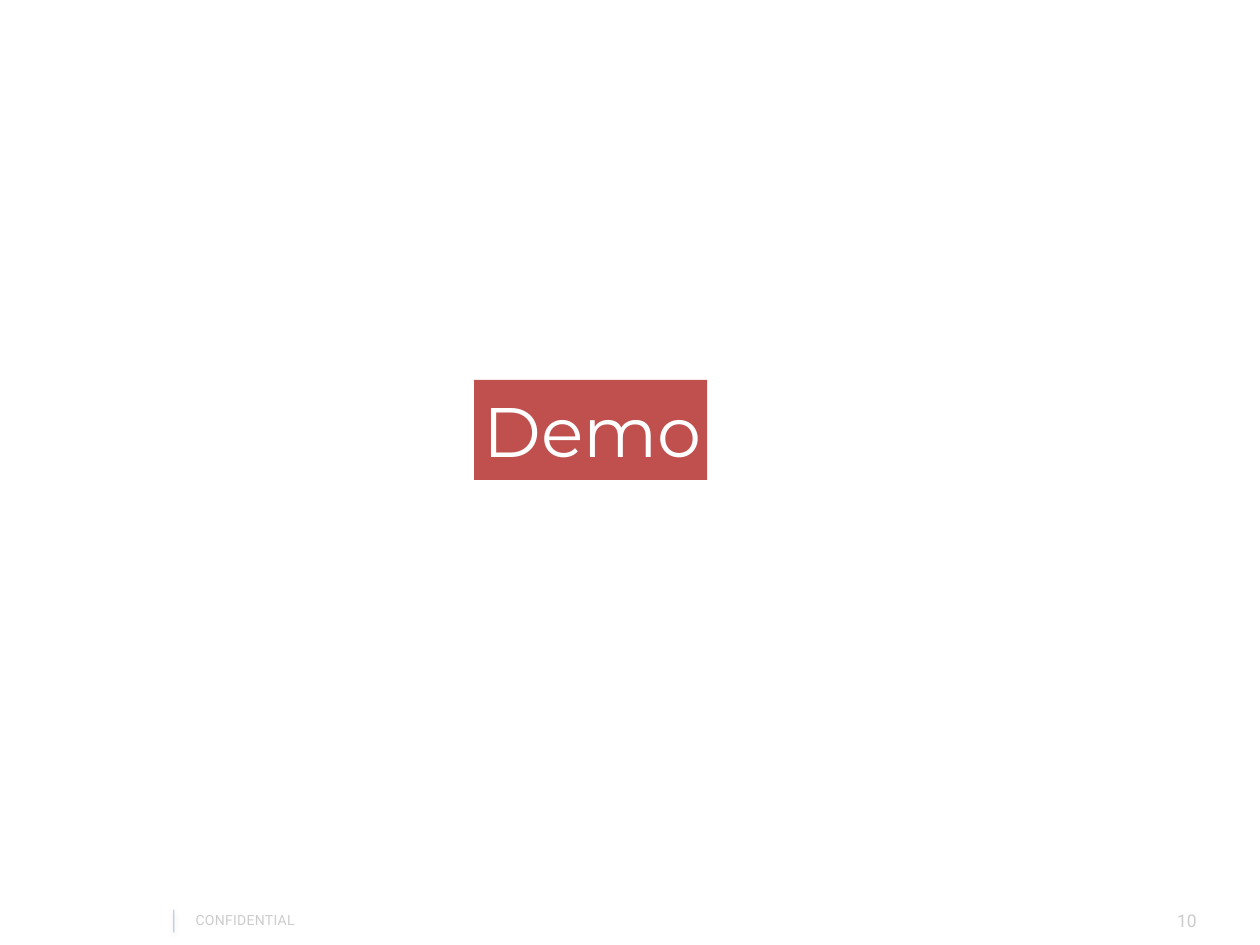
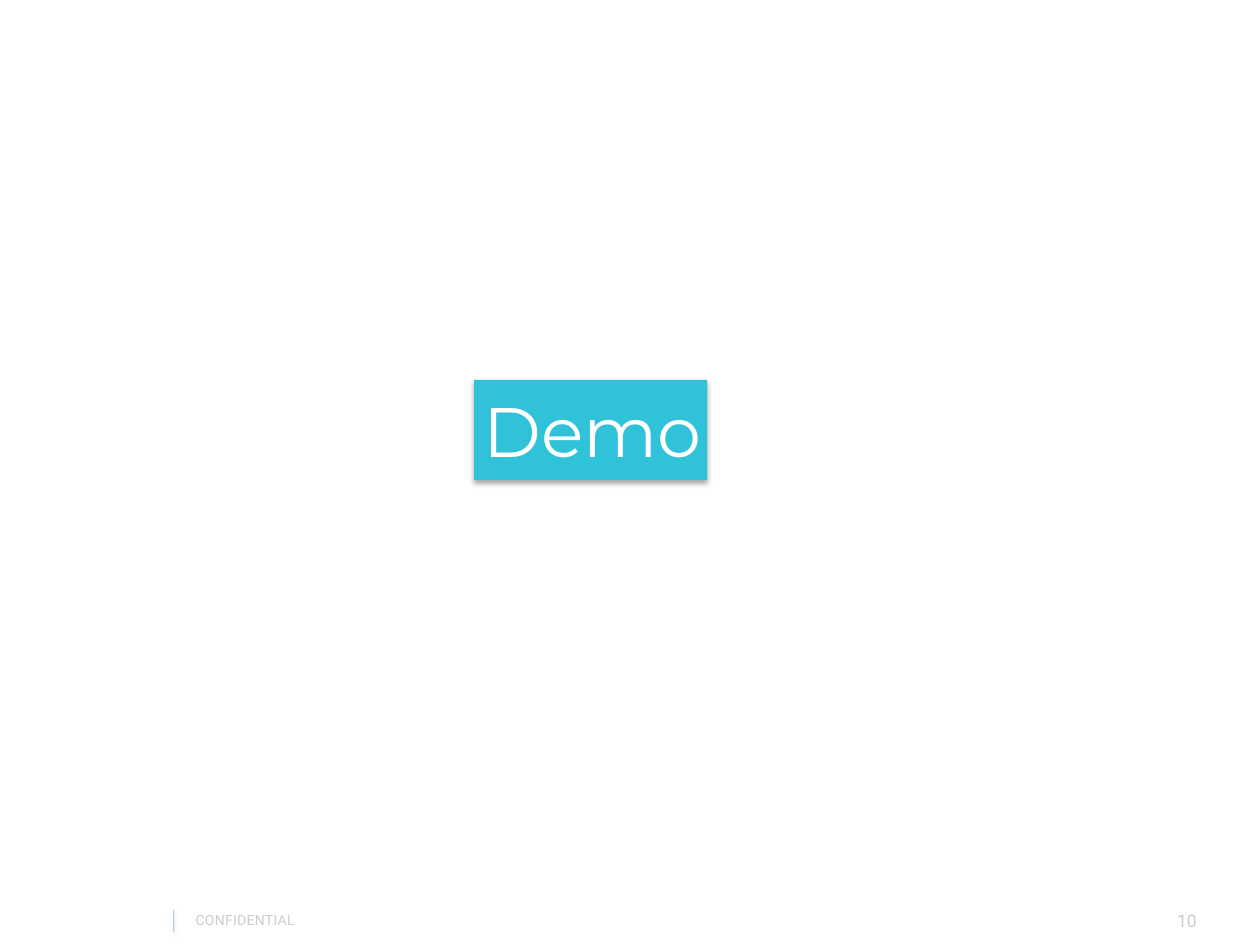
Before and after one commit to gautam0707/TechTalk1_Epam, a slide deck: slide 10 of TechTalk1.pptx. Drawn at 1260x945 pixels with LibreOffice and Linux fonts; fonts in the diff are those of the drawing; background and template pictures are left out. Boxes give left, top, right and bottom in pixels: in the first picture for what was removed or moved away, otherwise in the second. Text is boxed around its words. In the diff, an @@ line names an element or a change of style, - is before the commit and + after.

```diff
--- a/TechTalk1.pptx
+++ b/TechTalk1.pptx
@@ rectangle "Demo" at [474,379,707,479]: fill #C0504D to #2FC2D9; shadow on @@
```
Also in this commit, not shown: 6 other slides changed, 1 slide added, 1 slide removed.
